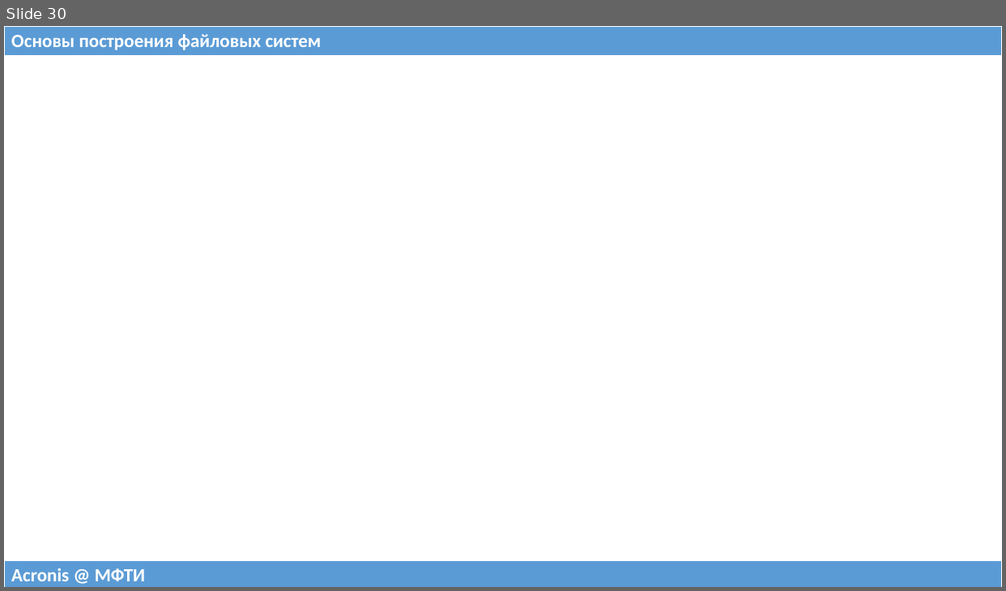
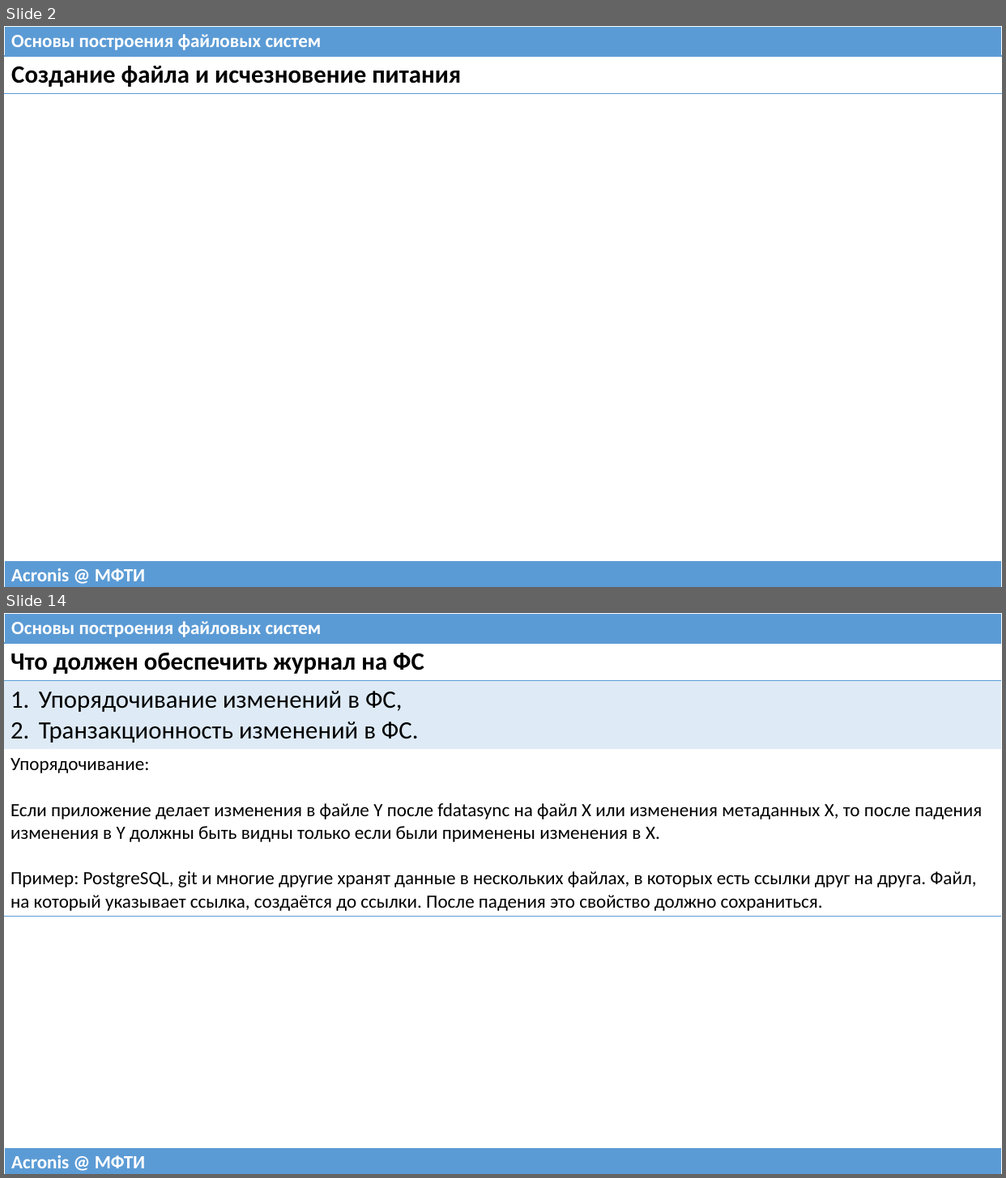
Before and after one commit to 75cc8545e7b021ed280ed0ef99fc7fc4/filesystems-101, a slide deck: talks/src/class04.pptx. Shown one above the other, each under a label of ours: slide 30 before the commit, slides 2 and 14 after it; the slides between them are not shown. The pictures are 1006x591 and 1006x1178 pixels, drawn with LibreOffice and Linux fonts; fonts in the diff are those of the drawing. Boxes give left, top, right and bottom in pixels: in the first picture for what was removed or moved away, otherwise in the second. Text is boxed around its words. In the diff, an @@ line names an element or a change of style, - is before the commit and + after.

```diff
--- a/talks/src/class04.pptx
+++ b/talks/src/class04.pptx
@@ slide 14 added at (4, 613, 1002, 1174), background #FFFFFF @@
@@ table added at (4, 613, 1002, 643), 1 rows, 1 columns @@
+Основы построения файловых систем
@@ table added at (4, 643, 1001, 914), 3 rows, 1 columns @@
+Что должен обеспечить журнал на ФС
+Упорядочивание изменений в ФС, / Транзакционность изменений в ФС.
+Упорядочивание: / Если приложение делает изменения в файле Y после fdatasync на файл X или изменения метаданных X, то после падения изменения в Y должны быть видны только если были применены изменения в X. / Пример: PostgreSQL, git и многие другие хранят данные в нескольких файлах, в которых есть ссылки друг на друга. Файл, на который указывает ссылка, создаётся до ссылки. После падения это свойство должно сохраниться.
@@ table added at (4, 1148, 1002, 1174), 1 rows, 1 columns @@
+Acronis @ МФТИ
@@ what was slide 30 is now slide 2 @@
@@ slide 2 changed as well @@
@@ table added at (4, 56, 1002, 93), 1 rows, 1 columns @@
+Создание файла и исчезновение питания
```
Also in this commit, not shown: 1 other slide changed, 32 other slides added, 27 slides removed, 2 other files.
